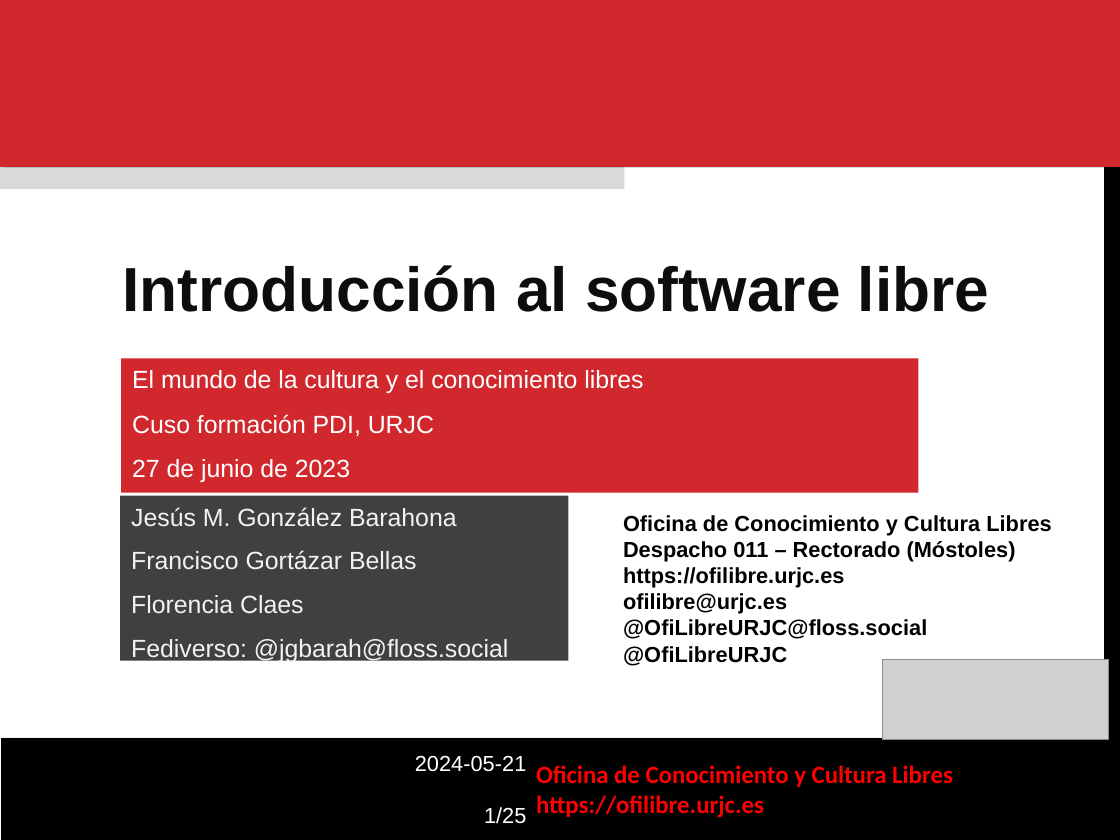
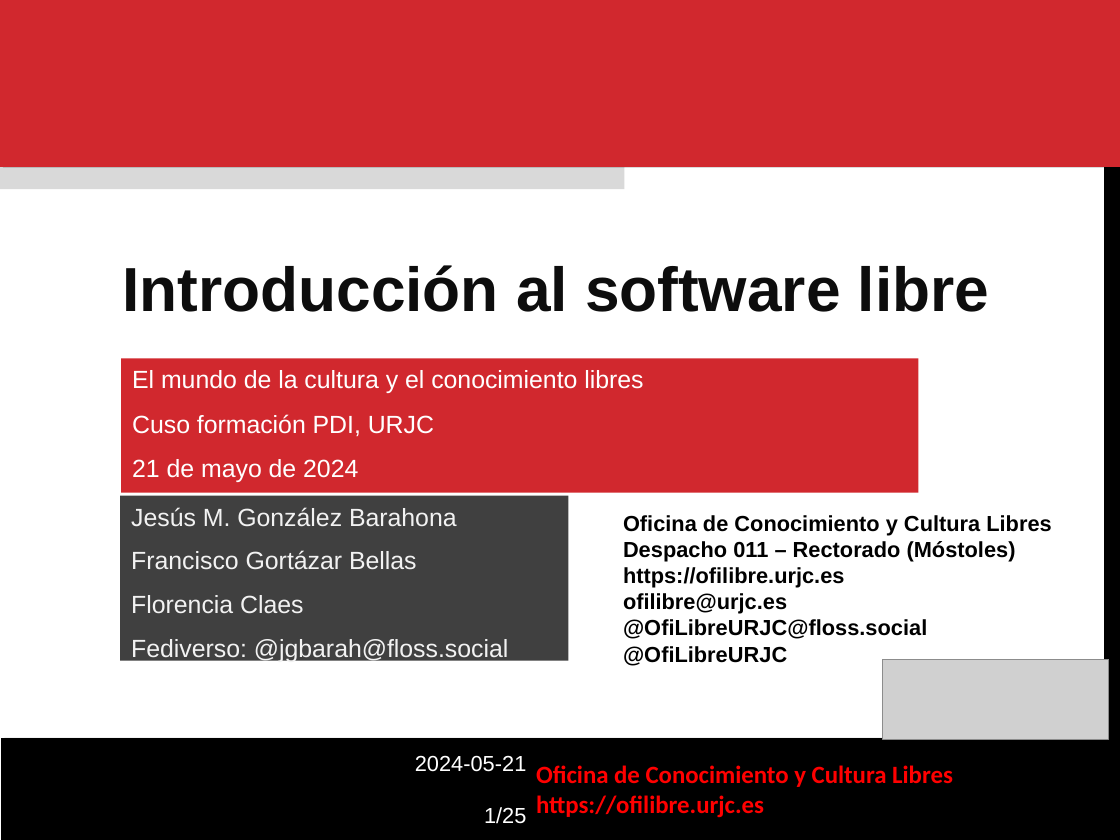
Before and after one commit to roberto-red/ofilibre, a slide deck: slide 1 of static/transpas/curso-cultura-libre/Software_Libre.odp. Drawn at 1120x840 pixels with LibreOffice and Linux fonts; fonts in the diff are those of the drawing; grey boxes stand for pictures; background and template pictures are left out. Boxes give left, top, right and bottom in pixels: in the first picture for what was removed or moved away, otherwise in the second. Text is boxed around its words. In the diff, an @@ line names an element or a change of style, - is before the commit and + after.

```diff
--- a/static/transpas/curso-cultura-libre/Software_Libre.odp
+++ b/static/transpas/curso-cultura-libre/Software_Libre.odp
@@ text in rectangle at box(132, 459, 358, 482): text changed @@
-27 de junio de 2023
+21 de mayo de 2024
```
Also in this commit, not shown: 2 other files.
